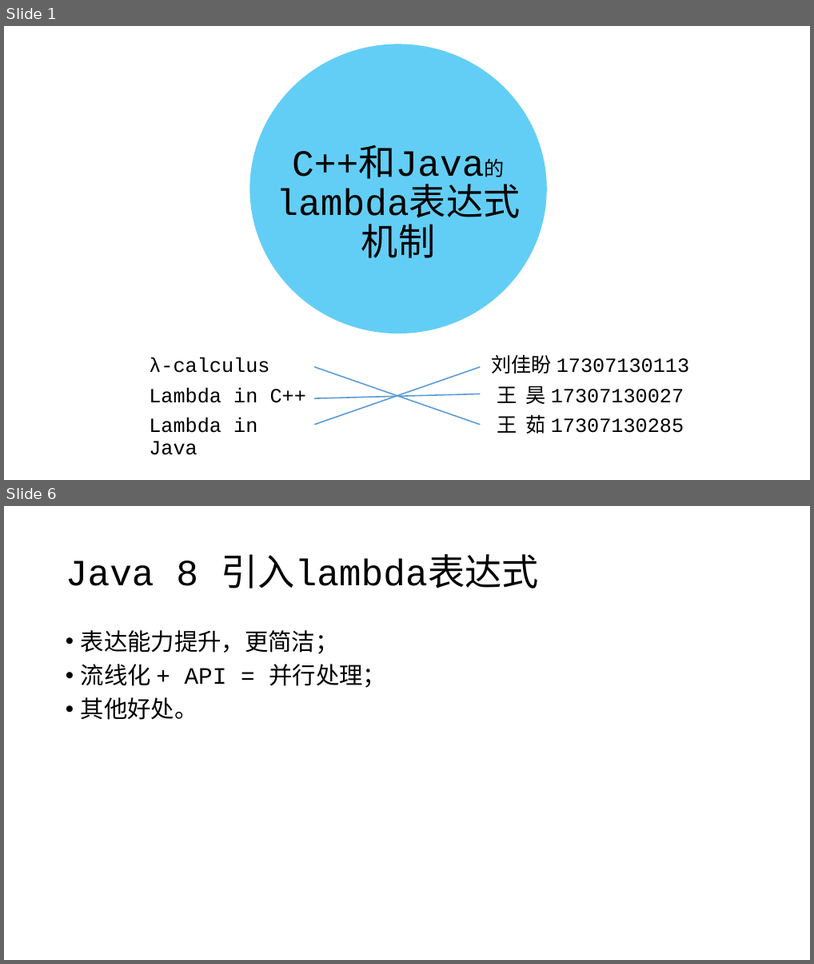
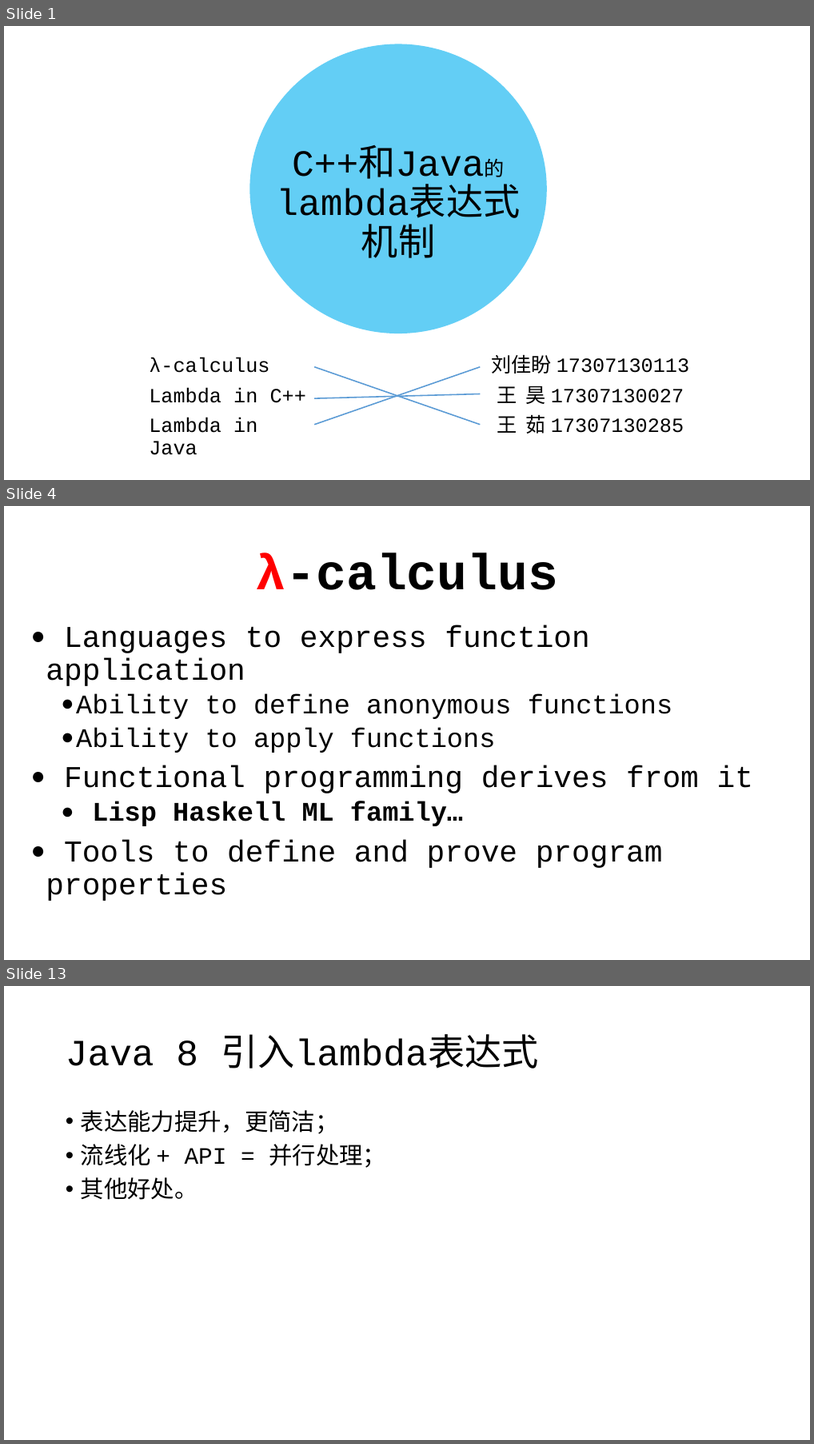
Before and after one commit to RuWang-0/lambda-in-Java-C-, a slide deck: lambda-ppt.pptx. Shown one above the other, each under a label of ours: slides 1 and 6 before the commit, slides 1, 4 and 13 after it; the slides between them are not shown. The pictures are 814x964 and 814x1444 pixels, drawn with LibreOffice and Linux fonts; fonts in the diff are those of the drawing. Boxes give left, top, right and bottom in pixels: in the first picture for what was removed or moved away, otherwise in the second. Text is boxed around its words. In the diff, an @@ line names an element or a change of style, - is before the commit and + after.

```diff
--- a/lambda-ppt.pptx
+++ b/lambda-ppt.pptx
@@ slide 4 added at (x1=4, y1=506, x2=810, y2=960), background #FFFFFF @@
@@ title added at (x1=256, y1=553, x2=558, y2=590), 60 pt, text #000000, bold @@
+λ-calculus
@@ text added at (x1=46, y1=625, x2=754, y2=900), 36 pt, text #000000 @@
+● Languages to express function application
+  ● Ability to define anonymous functions
+  ● Ability to apply functions
+● Functional programming derives from it
+  ● Lisp Haskell ML family…
+● Tools to define and prove program properties
@@ what was slide 6 is now slide 13 @@
```
Also in this commit, not shown: 8 other slides added, 2 slides removed, 2 other files.
